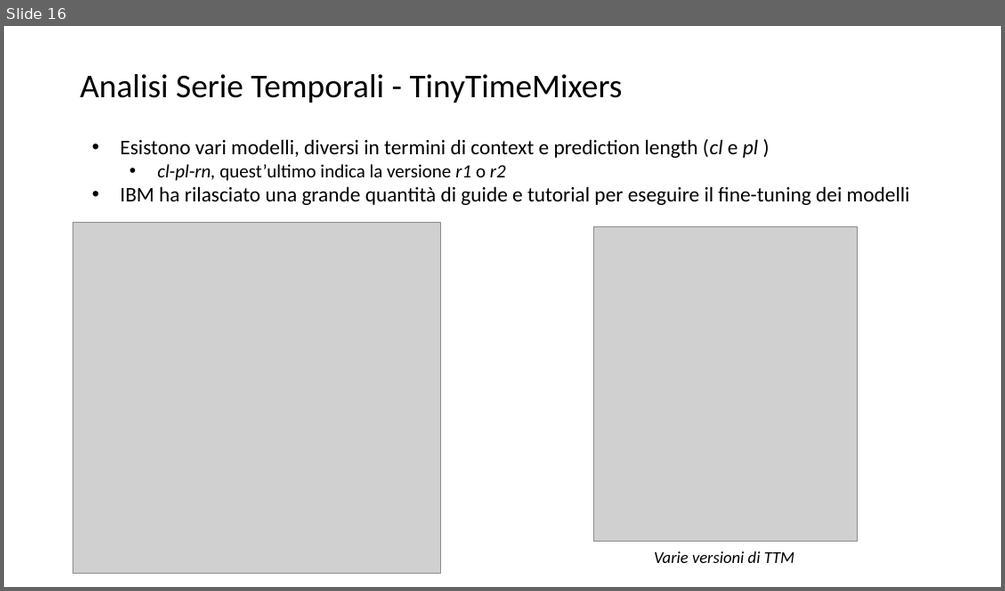
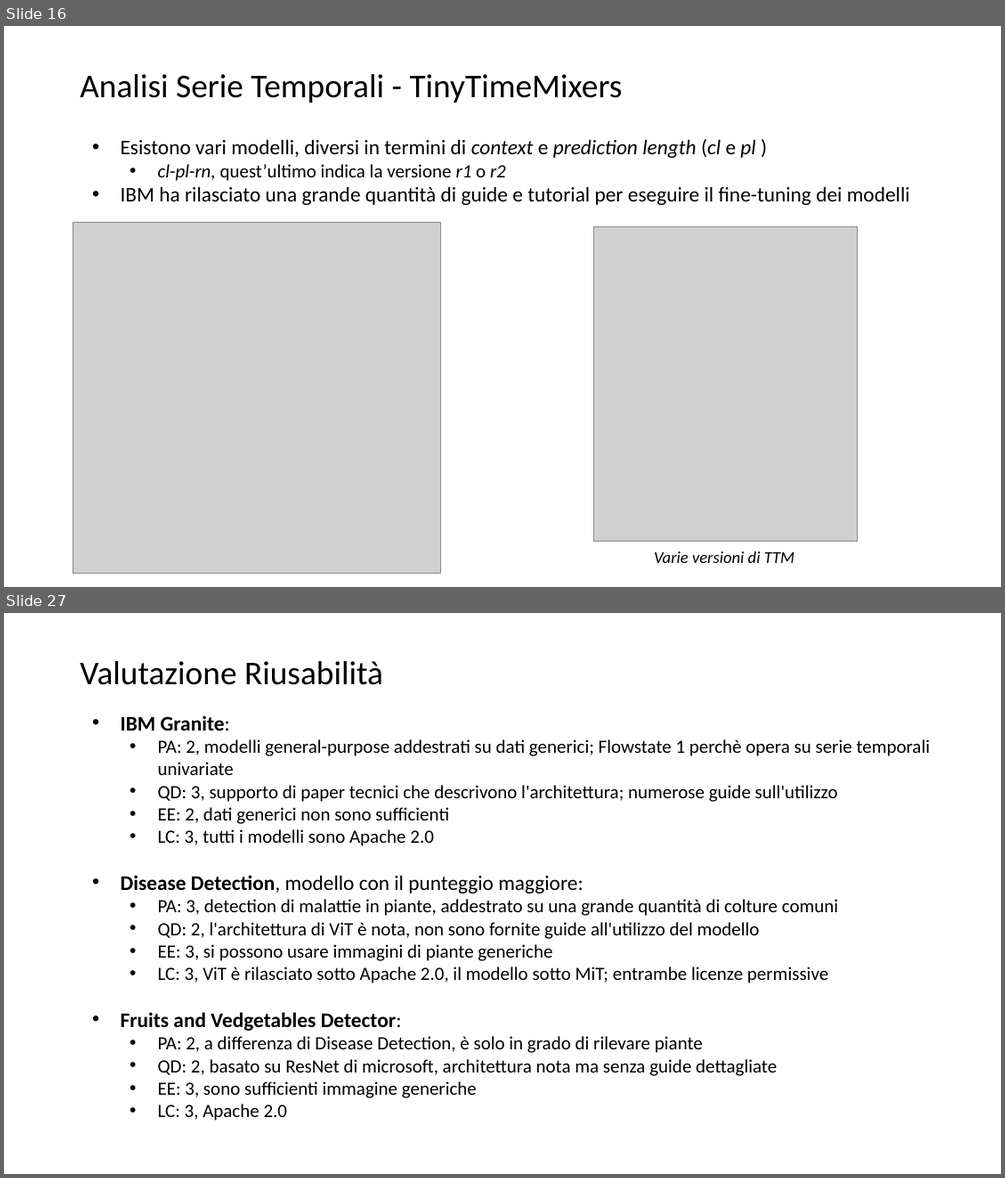
Before and after one commit to lPen88/tesi, a slide deck: presentazione.pptx. Shown one above the other, each under a label of ours: slide 16 before the commit, slides 16 and 27 after it; the slides between them are not shown. The pictures are 1005x591 and 1005x1178 pixels, drawn with LibreOffice and Linux fonts; fonts in the diff are those of the drawing; grey boxes stand for pictures. Boxes give left, top, right and bottom in pixels: in the first picture for what was removed or moved away, otherwise in the second. Text is boxed around its words. In the diff, an @@ line names an element or a change of style, - is before the commit and + after.

```diff
--- a/presentazione.pptx
+++ b/presentazione.pptx
@@ slide 27 added at (x1=4, y1=613, x2=1001, y2=1174), background #FFFFFF @@
@@ title added at (x1=80, y1=661, x2=383, y2=685), 32 pt, text #000000 @@
+Valutazione Riusabilità
@@ text added at (x1=121, y1=715, x2=930, y2=1120), 18 pt, text #000000 @@
+• IBM Granite:
+  • PA: 2, modelli general-purpose addestrati su dati generici; Flowstate 1 perchè opera su serie temporali univariate
+  • QD: 3, supporto di paper tecnici che descrivono l'architettura; numerose guide sull'utilizzo
+  • EE: 2, dati generici non sono sufficienti
+  • LC: 3, tutti i modelli sono Apache 2.0
+• Disease Detection, modello con il punteggio maggiore:
+  • PA: 3, detection di malattie in piante, addestrato su una grande quantità di colture comuni
+  • QD: 2, l'architettura di ViT è nota, non sono fornite guide all'utilizzo del modello
+  • EE: 3, si possono usare immagini di piante generiche
+  • LC: 3, ViT è rilasciato sotto Apache 2.0, il modello sotto MiT; entrambe licenze permissive
+• Fruits and Vedgetables Detector:
+  • PA: 2, a differenza di Disease Detection, è solo in grado di rilevare piante
+  • QD: 2, basato su ResNet di microsoft, architettura nota ma senza guide dettagliate
+  • EE: 3, sono sufficienti immagine generiche
+  • LC: 3, Apache 2.0
@@ slide 16 changed as well @@
@@ text at (x1=121, y1=139, x2=755, y2=158): italic on in "context prediction length" @@
```
Also in this commit, not shown: 5 other slides changed, 15 other slides added.
